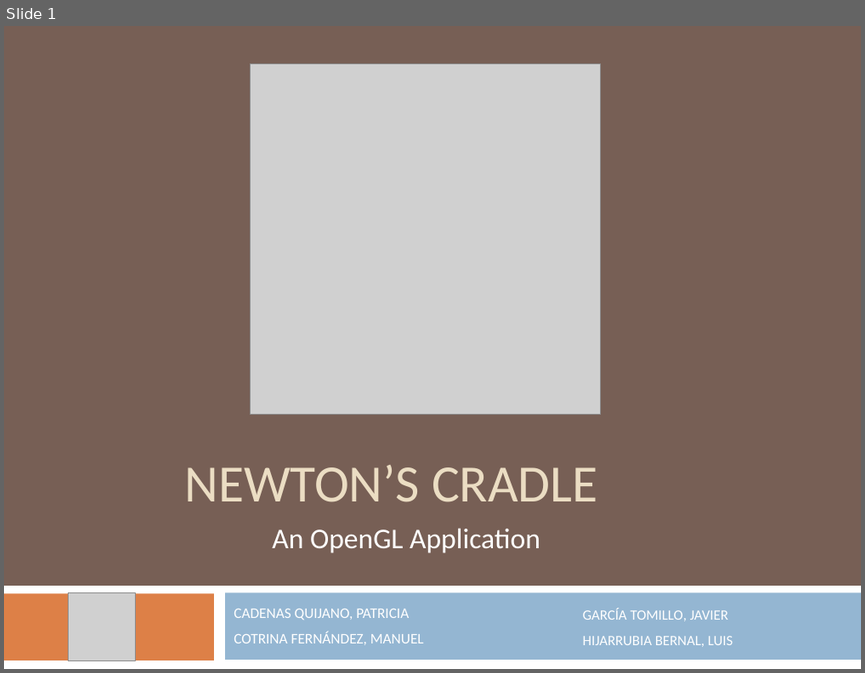
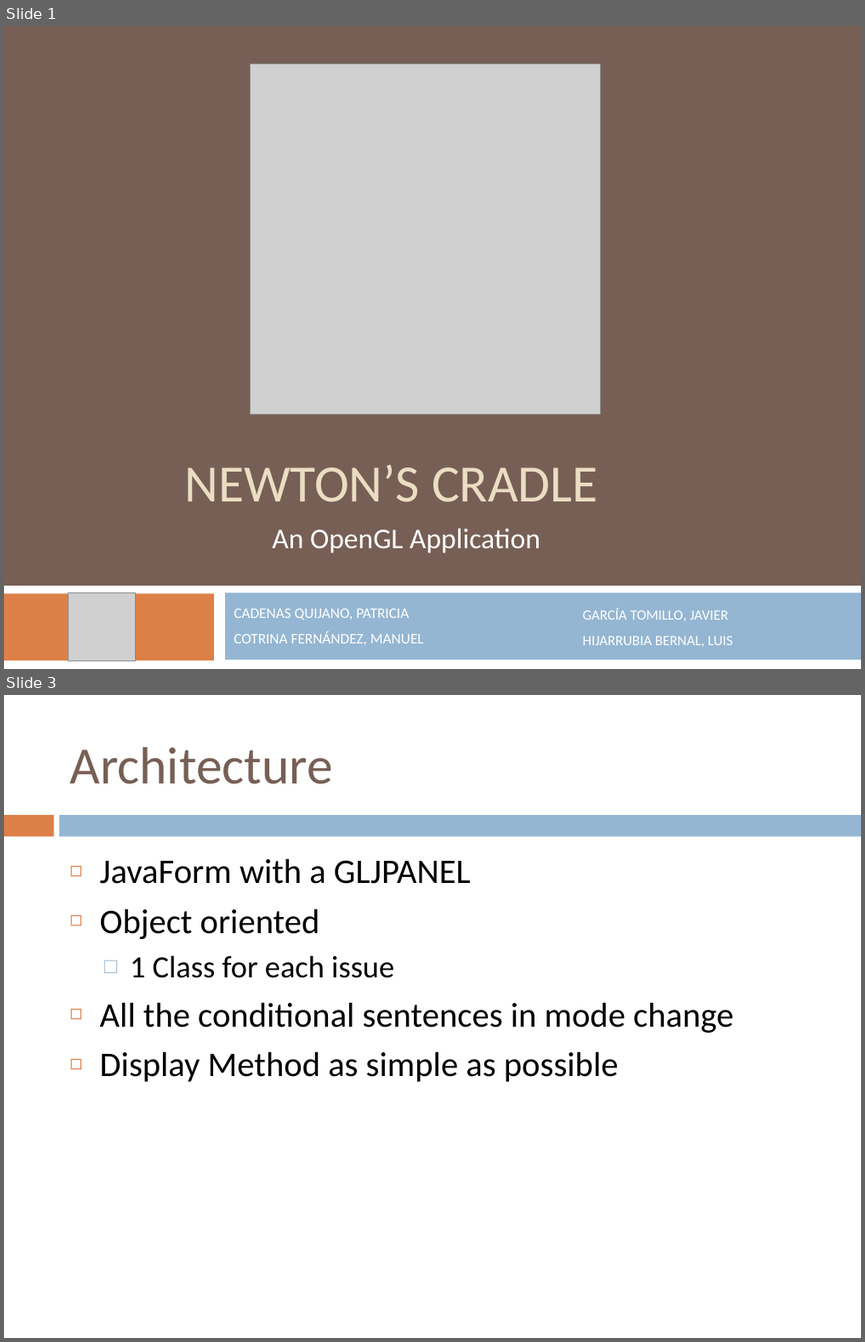
Before and after one commit to avatarreturn/newton-cradle, a slide deck: Newton1/documentacion/Presentation.pptx. Shown one above the other, each under a label of ours: slide 1 before the commit, slides 1 and 3 after it; the slides between them are not shown. The pictures are 865x673 and 865x1342 pixels, drawn with LibreOffice and Linux fonts; fonts in the diff are those of the drawing; grey boxes stand for pictures. Boxes give left, top, right and bottom in pixels: in the first picture for what was removed or moved away, otherwise in the second. Text is boxed around its words. In the diff, an @@ line names an element or a change of style, - is before the commit and + after.

```diff
--- a/Newton1/documentacion/Presentation.pptx
+++ b/Newton1/documentacion/Presentation.pptx
@@ slide 3 added at [4,695,861,1338], background #FFFFFF @@
@@ title added at [69,747,332,784], 44 pt, text #775F55 @@
+Architecture
@@ rectangle added at [4,815,53,836], fill #DD8047 @@
@@ rectangle added at [60,815,861,836], fill #94B6D2 @@
@@ text added at [100,858,733,1082], 29 pt, text #000000 @@
+◻ JavaForm with a GLJPANEL
+◻ Object oriented
+  □ 1 Class for each issue
+◻ All the conditional sentences in mode change
+◻ Display Method as simple as possible
```
Also in this commit, not shown: 10 other slides added, 8 slides removed.
